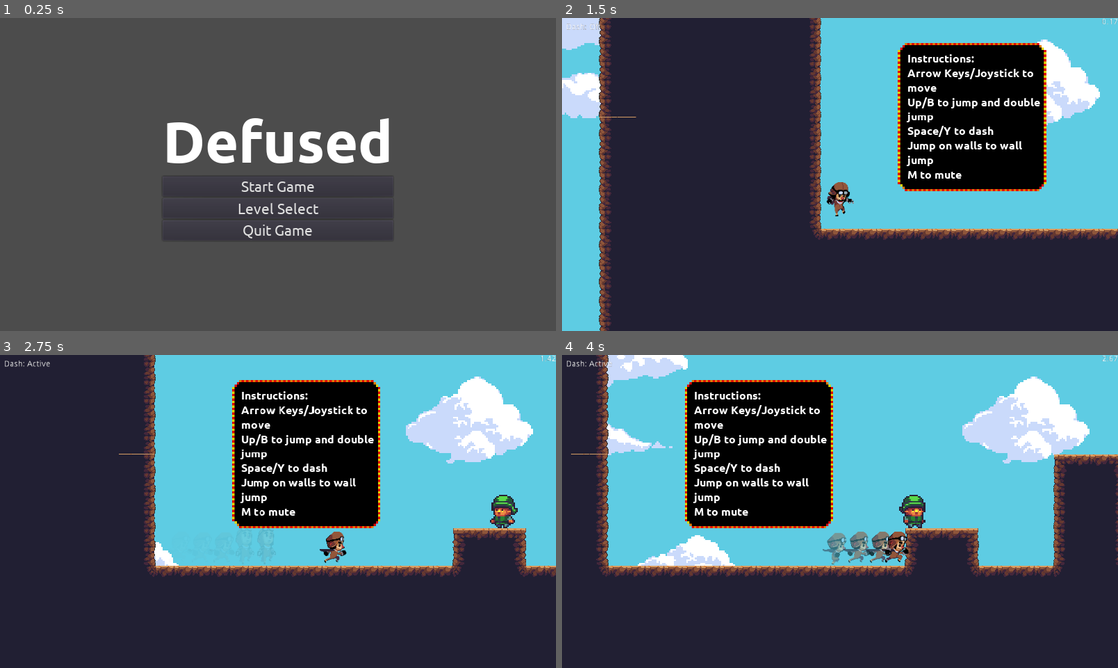
Above: before the commit, frames 1-4 (two rows, left to right).
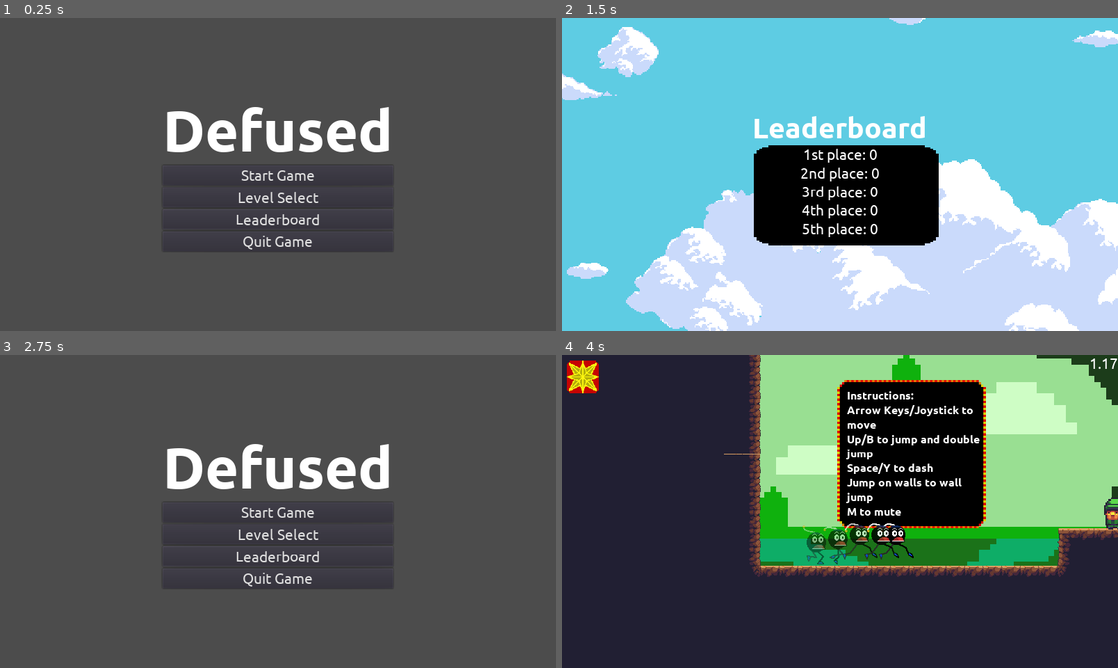
Above: after the commit, the same moments.

Repository: keshava1/defused
Game: Godot game, scene res://StartMenu.tscn
Same seed, same stepped clock (60 frames per second), same inputs: the game is played once before the commit and once after it. The engine's default icon, where the game draws it, is replaced by a stand-in: a white triangle on a blue panel in a dark square. Sound files missing from this copy of the repository are replaced by a short silence.
Inputs (mouse positions are in pixels of both pictures, inside the frame that each line leads up to):
- Up to frame 1 (0.25 s): no input
- Up to frame 2 (1.5 s): click (840, 218) at 0.5 s, where only the run after the commit has a clickable "Leaderboard"; click (840, 187) at 1.25 s, where only the run before the commit has a clickable "Start Game"
- Up to frame 3 (2.75 s): tap Enter (ui_accept) at 2, 2.27, 2.3, 2.57 s; hold Right (ui_right) from 2.03 s (still down); tap Space (ui_dash) at 2.1 s
- Up to frame 4 (4 s): release Right (ui_right) at 2.75 s; click (840, 511) at 2.75 s, where only the run after the commit has a clickable "Start Game"; hold Right (ui_right) from 3.53 s (still down); tap Enter (ui_accept) at 3.6, 3.77 s; tap Space (ui_dash) at 3.8 s

The runs differ from the first frame. In frame 1, 4.2% of the frame differs, in the area x 29-71%, y 28-75%; in frame 2, 80%; in frame 3, 98%, in the area x 0-100%, y 0-100%; in frame 4, 65%.

Commit message:
4/20 and 4/21 work

Diff:
--- a/Project 1 Platformer Git/KinematicBody2D.gd
+++ b/Project 1 Platformer Git/KinematicBody2D.gd
@@ -174,15 +174,15 @@
 	ghost.frame = sprite.frame
 	ghost.flip_h = sprite.flip_h
 	ghost.flip_v = sprite.flip_v
-	ghost.scale = Vector2(1,1)
+	ghost.scale = Vector2(0.233,0.233)
 func _on_Timer_timeout():
 	instance_ghost($Sprite)
 
 func update_dash():
 	if(PlayerVars.canDash):
-		$UI/DashLabel.text = "Dash: Active"
+		$UI/DashSprite.visible = true
 	else:
-		$UI/DashLabel.text = "Dash: Off"
+		$UI/DashSprite.visible = false
 func update_timer(delta):
 	time_elapsed += delta
 	PlayerVars.timer = time_elapsed
--- a/Project 1 Platformer Git/Player.tscn
+++ b/Project 1 Platformer Git/Player.tscn
@@ -1,64 +1,160 @@
-[gd_scene load_steps=14 format=2]
-
-[ext_resource path="res://Sprites/Player/Run0.png" type="Texture" id=1]
-[ext_resource path="res://Sprites/Player/Jump0.png" type="Texture" id=3]
-[ext_resource path="res://Sprites/Player/Run2.png" type="Texture" id=4]
-[ext_resource path="res://Sprites/Player/Idle0.png" type="Texture" id=5]
-[ext_resource path="res://Sprites/Player/Run1.png" type="Texture" id=6]
-[ext_resource path="res://Sprites/Player/Jump3.png" type="Texture" id=8]
-[ext_resource path="res://Sprites/Player/Run3.png" type="Texture" id=9]
+[gd_scene load_steps=29 format=2]
+
+[ext_resource path="res://Sprites/bomb guy.png" type="Texture" id=1]
+[ext_resource path="res://Dirt Autotile and Sky/new background.png" type="Texture" id=2]
+[ext_resource path="res://Sprites/dash-2.png.png" type="Texture" id=3]
+[ext_resource path="res://Fonts/UbuntuNormal.tres" type="DynamicFont" id=4]
 [ext_resource path="res://KinematicBody2D.gd" type="Script" id=10]
-[ext_resource path="res://Dirt Autotile and Sky/Sky.png" type="Texture" id=11]
-[ext_resource path="res://Sprites/Player/Jump1.png" type="Texture" id=12]
 [ext_resource path="res://icon.png" type="Texture" id=13]
+
+[sub_resource type="AtlasTexture" id=4]
+flags = 4
+atlas = ExtResource( 1 )
+region = Rect2( 0, 0, 320, 320 )
+
+[sub_resource type="AtlasTexture" id=5]
+flags = 4
+atlas = ExtResource( 1 )
+region = Rect2( 320, 0, 320, 320 )
+
+[sub_resource type="AtlasTexture" id=6]
+flags = 4
+atlas = ExtResource( 1 )
+region = Rect2( 640, 0, 320, 320 )
+
+[sub_resource type="AtlasTexture" id=7]
+flags = 4
+atlas = ExtResource( 1 )
+region = Rect2( 960, 0, 320, 320 )
+
+[sub_resource type="AtlasTexture" id=8]
+flags = 4
+atlas = ExtResource( 1 )
+region = Rect2( 0, 320, 320, 320 )
+
+[sub_resource type="AtlasTexture" id=9]
+flags = 4
+atlas = ExtResource( 1 )
+region = Rect2( 320, 320, 320, 320 )
+
+[sub_resource type="AtlasTexture" id=10]
+flags = 4
+atlas = ExtResource( 1 )
+region = Rect2( 640, 320, 320, 320 )
+
+[sub_resource type="AtlasTexture" id=11]
+flags = 4
+atlas = ExtResource( 1 )
+region = Rect2( 960, 320, 320, 320 )
+
+[sub_resource type="AtlasTexture" id=12]
+flags = 4
+atlas = ExtResource( 1 )
+region = Rect2( 0, 640, 320, 320 )
+
+[sub_resource type="AtlasTexture" id=13]
+flags = 4
+atlas = ExtResource( 1 )
+region = Rect2( 320, 640, 320, 320 )
+
+[sub_resource type="AtlasTexture" id=14]
+flags = 4
+atlas = ExtResource( 1 )
+region = Rect2( 640, 640, 320, 320 )
+
+[sub_resource type="AtlasTexture" id=15]
+flags = 4
+atlas = ExtResource( 1 )
+region = Rect2( 960, 640, 320, 320 )
+
+[sub_resource type="AtlasTexture" id=16]
+flags = 4
+atlas = ExtResource( 1 )
+region = Rect2( 0, 960, 320, 320 )
+
+[sub_resource type="AtlasTexture" id=17]
+flags = 4
+atlas = ExtResource( 1 )
+region = Rect2( 320, 960, 320, 320 )
+
+[sub_resource type="AtlasTexture" id=18]
+flags = 4
+atlas = ExtResource( 1 )
+region = Rect2( 640, 960, 320, 320 )
+
+[sub_resource type="AtlasTexture" id=19]
+flags = 4
+atlas = ExtResource( 1 )
+region = Rect2( 960, 960, 320, 320 )
+
+[sub_resource type="AtlasTexture" id=22]
+flags = 4
+atlas = ExtResource( 1 )
+region = Rect2( 320, 320, 320, 320 )
+
+[sub_resource type="AtlasTexture" id=20]
+flags = 4
+atlas = ExtResource( 1 )
+region = Rect2( 320, 960, 320, 320 )
+
+[sub_resource type="AtlasTexture" id=23]
+flags = 4
+atlas = ExtResource( 1 )
+region = Rect2( 320, 640, 320, 320 )
+
+[sub_resource type="AtlasTexture" id=21]
+flags = 4
+atlas = ExtResource( 1 )
+region = Rect2( 0, 960, 320, 320 )
 
 [sub_resource type="SpriteFrames" id=2]
 animations = [ {
-"frames": [ ExtResource( 13 ) ],
-"loop": true,
-"name": "Death",
-"speed": 5.0
-}, {
-"frames": [ ExtResource( 12 ) ],
-"loop": true,
-"name": "Jump2",
-"speed": 5.0
-}, {
-"frames": [ ExtResource( 5 ) ],
-"loop": true,
-"name": "Idle",
-"speed": 5.0
-}, {
-"frames": [ ExtResource( 1 ), ExtResource( 6 ), ExtResource( 4 ), ExtResource( 9 ) ],
+"frames": [ SubResource( 4 ), SubResource( 5 ), SubResource( 6 ), SubResource( 7 ), SubResource( 8 ), SubResource( 9 ), SubResource( 10 ), SubResource( 11 ), SubResource( 12 ), SubResource( 13 ), SubResource( 14 ), SubResource( 15 ), SubResource( 16 ), SubResource( 17 ), SubResource( 18 ), SubResource( 19 ) ],
 "loop": true,
 "name": "Run",
 "speed": 10.0
 }, {
-"frames": [ ExtResource( 8 ) ],
+"frames": [ SubResource( 22 ) ],
+"loop": true,
+"name": "Idle",
+"speed": 5.0
+}, {
+"frames": [ ExtResource( 13 ) ],
+"loop": true,
+"name": "Death",
+"speed": 5.0
+}, {
+"frames": [ SubResource( 20 ) ],
+"loop": true,
+"name": "Jump",
+"speed": 5.0
+}, {
+"frames": [ SubResource( 23 ) ],
 "loop": true,
 "name": "Fall",
 "speed": 5.0
 }, {
-"frames": [ ExtResource( 3 ) ],
-"loop": true,
-"name": "Jump",
+"frames": [ SubResource( 21 ) ],
+"loop": true,
+"name": "Jump2",
 "speed": 5.0
 } ]
 
 [sub_resource type="CapsuleShape2D" id=3]
-radius = 16.0
+radius = 20.0
 height = 28.0
 
 [node name="Player" type="KinematicBody2D"]
 script = ExtResource( 10 )
 
 [node name="Sprite" type="AnimatedSprite" parent="."]
+position = Vector2( 1, -5 )
+scale = Vector2( 0.232812, 0.232812 )
 frames = SubResource( 2 )
 animation = "Fall"
 playing = true
 
 [node name="CollisionShape2D" type="CollisionShape2D" parent="."]
-position = Vector2( 0, 4 )
 shape = SubResource( 3 )
 
 [node name="Camera2D" type="Camera2D" parent="."]
@@ -71,46 +167,42 @@
 
 [node name="ParallaxLayer" type="ParallaxLayer" parent="ParallaxBackground"]
 motion_scale = Vector2( 0.05, 0.05 )
-motion_mirroring = Vector2( 1920, 1920 )
+motion_mirroring = Vector2( 1280, 730 )
 
 [node name="Sky" type="Sprite" parent="ParallaxBackground/ParallaxLayer"]
-scale = Vector2( 3, 3 )
-texture = ExtResource( 11 )
-centered = false
+modulate = Color( 0.811765, 0.996078, 0.776471, 1 )
+scale = Vector2( 2, 2 )
+texture = ExtResource( 2 )
 
 [node name="RightWall" type="RayCast2D" parent="."]
 rotation = -1.5708
 enabled = true
-cast_to = Vector2( 0, 20 )
+cast_to = Vector2( 0, 22 )
 
 [node name="LeftWall" type="RayCast2D" parent="."]
 rotation = 1.5708
 enabled = true
-cast_to = Vector2( 0, 20 )
+cast_to = Vector2( 0, 22 )
 
 [node name="GhostTimer" type="Timer" parent="."]
 wait_time = 0.05
 
 [node name="UI" type="CanvasLayer" parent="."]
-
-[node name="DashLabel" type="Label" parent="UI"]
-margin_left = 7.0
-margin_top = 9.0
-margin_right = 87.0
-margin_bottom = 36.0
-text = "Dash: Active"
-__meta__ = {
-"_edit_use_anchors_": false
-}
 
 [node name="Timer" type="Label" parent="UI"]
 anchor_left = 1.0
 anchor_right = 1.0
 margin_left = -108.0
 margin_bottom = 14.0
+custom_fonts/font = ExtResource( 4 )
 align = 2
 __meta__ = {
 "_edit_use_anchors_": false
 }
 
+[node name="DashSprite" type="Sprite" parent="UI"]
+position = Vector2( 36, 38 )
+scale = Vector2( 0.175, 0.175 )
+texture = ExtResource( 3 )
+
 [connection signal="timeout" from="GhostTimer" to="." method="_on_GhostTimer_timeout"]
--- a/Project 1 Platformer Git/PlayerVars.gd
+++ b/Project 1 Platformer Git/PlayerVars.gd
@@ -15,7 +15,13 @@
 var muted = false
 var temp = 0
 var deaths = 0
-var maxScore = 0
+
+var score1 = 0
+var score2 = 0
+var score3 = 0
+var score4 = 0
+var score5 = 0
+
 const SPRING = -1000
 
 func upGravity():
@@ -65,6 +71,26 @@
 			MusicPlayer.play(temp)
 			muted = false
 
+
 func newScore(score):
-	if(score > maxScore):
-		maxScore = score
+	var temp = score
+	var temp2
+	if(score > score1):
+		temp = score1
+		score1 = score
+	if(temp > score2):
+		temp2 = score2
+		score2 = temp
+		temp = temp2
+	if(temp > score3):
+		temp2 = score3
+		score3 = temp
+		temp = temp2
+	if(temp > score4):
+		temp2 = score4
+		score4 = temp
+		temp = temp2
+	if(temp > score5):
+		temp2 = score5
+		score5 = temp
+		temp = temp2
--- /dev/null
+++ b/Project 1 Platformer Git/Scenes/Leaderboard.gd
@@ -0,0 +1,18 @@
+extends Node2D
+
+
+# Declare member variables here. Examples:
+# var a = 2
+# var b = "text"
+
+
+# Called when the node enters the scene tree for the first time.
+func _ready():
+	$CenterContainer/VBoxContainer/S1.text = "1st place: " + str(PlayerVars.score1)
+	$CenterContainer/VBoxContainer/S2.text = "2nd place: " + str(PlayerVars.score2)
+	$CenterContainer/VBoxContainer/S3.text = "3rd place: " + str(PlayerVars.score3)
+	$CenterContainer/VBoxContainer/S4.text = "4th place: " + str(PlayerVars.score4)
+	$CenterContainer/VBoxContainer/S5.text = "5th place: " + str(PlayerVars.score5)
+func _process(delta):
+	if(Input.is_action_just_pressed("ui_accept")):
+		get_tree().change_scene("res://StartMenu.tscn")
--- /dev/null
+++ b/Project 1 Platformer Git/Scenes/Leaderboard.tscn
@@ -0,0 +1,111 @@
+[gd_scene load_steps=7 format=2]
+
+[ext_resource path="res://Dirt Autotile and Sky/Sky.png" type="Texture" id=1]
+[ext_resource path="res://Fonts/Ubuntu-Bold.ttf" type="DynamicFontData" id=2]
+[ext_resource path="res://icon.png" type="Texture" id=3]
+[ext_resource path="res://Fonts/UbuntuNormal.tres" type="DynamicFont" id=4]
+[ext_resource path="res://Scenes/Leaderboard.gd" type="Script" id=5]
+
+[sub_resource type="DynamicFont" id=1]
+size = 50
+font_data = ExtResource( 2 )
+
+[node name="Node2D" type="Node2D"]
+script = ExtResource( 5 )
+
+[node name="Sprite" type="Sprite" parent="."]
+position = Vector2( 483, 138 )
+scale = Vector2( 2, 2 )
+z_index = -2
+texture = ExtResource( 1 )
+
+[node name="CenterContainer" type="CenterContainer" parent="."]
+margin_right = 960.0
+margin_bottom = 540.0
+__meta__ = {
+"_edit_use_anchors_": false
+}
+
+[node name="VBoxContainer" type="VBoxContainer" parent="CenterContainer"]
+margin_left = 328.0
+margin_top = 156.0
+margin_right = 632.0
+margin_bottom = 383.0
+alignment = 1
+__meta__ = {
+"_edit_use_anchors_": false
+}
+
+[node name="Label" type="Label" parent="CenterContainer/VBoxContainer"]
+margin_right = 304.0
+margin_bottom = 57.0
+custom_fonts/font = SubResource( 1 )
+text = "Leaderboard"
+align = 1
+
+[node name="S1" type="Label" parent="CenterContainer/VBoxContainer"]
+margin_top = 61.0
+margin_right = 304.0
+margin_bottom = 91.0
+rect_pivot_offset = Vector2( -817, -298 )
+custom_fonts/font = ExtResource( 4 )
+text = "1st Place:"
+align = 1
+__meta__ = {
+"_edit_use_anchors_": false
+}
+
+[node name="S2" type="Label" parent="CenterContainer/VBoxContainer"]
+margin_top = 95.0
+margin_right = 304.0
+margin_bottom = 125.0
+rect_pivot_offset = Vector2( -817, -298 )
+custom_fonts/font = ExtResource( 4 )
+text = "2nd Place:"
+align = 1
+__meta__ = {
+"_edit_use_anchors_": false
+}
+
+[node name="S3" type="Label" parent="CenterContainer/VBoxContainer"]
+margin_top = 129.0
+margin_right = 304.0
+margin_bottom = 159.0
+rect_pivot_offset = Vector2( -817, -298 )
+custom_fonts/font = ExtResource( 4 )
+text = "3rd Place:"
+align = 1
+__meta__ = {
+"_edit_use_anchors_": false
+}
+
+[node name="S4" type="Label" parent="CenterContainer/VBoxContainer"]
+margin_top = 163.0
+margin_right = 304.0
+margin_bottom = 193.0
+rect_pivot_offset = Vector2( -817, -298 )
+custom_fonts/font = ExtResource( 4 )
+text = "4th Place:"
+align = 1
+__meta__ = {
+"_edit_use_anchors_": false
+}
+
+[node name="S5" type="Label" parent="CenterContainer/VBoxContainer"]
+margin_top = 197.0
+margin_right = 304.0
+margin_bottom = 227.0
+rect_pivot_offset = Vector2( -817, -298 )
+custom_fonts/font = ExtResource( 4 )
+text = "5th Place:"
+align = 1
+__meta__ = {
+"_edit_use_anchors_": false
+}
+
+[node name="Sprite2" type="Sprite" parent="CenterContainer"]
+modulate = Color( 0, 0, 0, 1 )
+position = Vector2( 491, 306 )
+scale = Vector2( 5, 2.6875 )
+z_index = -1
+texture = ExtResource( 3 )
--- a/Project 1 Platformer Git/Scenes/World7.tscn
+++ b/Project 1 Platformer Git/Scenes/World7.tscn
@@ -234,3 +234,25 @@
 __meta__ = {
 "_edit_use_anchors_": false
 }
+
+[node name="End" type="Node2D" parent="."]
+position = Vector2( 3562, 64 )
+z_index = -1
+
+[node name="Sprite" type="Sprite" parent="End"]
+position = Vector2( 66, -256 )
+scale = Vector2( 0.8, 0.8 )
+texture = ExtResource( 7 )
+
+[node name="Instructions" type="Label" parent="End"]
+margin_left = -24.0
+margin_top = -296.0
+margin_right = 218.0
+margin_bottom = -64.0
+custom_fonts/font = SubResource( 1 )
+text = "Touch the fire
+extinguisher to go to
+the next level!"
+__meta__ = {
+"_edit_use_anchors_": false
+}
--- a/Project 1 Platformer Git/Scenes/World8.tscn
+++ b/Project 1 Platformer Git/Scenes/World8.tscn
@@ -264,5 +264,5 @@
 springDirection = 1
 
 [node name="WorldComplete" parent="." instance=ExtResource( 6 )]
-position = Vector2( 1297, 513 )
+position = Vector2( 1289, 545 )
 next_world = "res://Scenes/Scoring.tscn"
--- a/Project 1 Platformer Git/Scripts/Scoring.gd
+++ b/Project 1 Platformer Git/Scripts/Scoring.gd
@@ -10,9 +10,13 @@
 func _ready():
 	var time = int(PlayerVars.timer)
 	var deaths = PlayerVars.deaths
-	var points = 9999 - int(time) - deaths*10
+	var points = 9999 - int(time)*3 - deaths*50
 	$VBoxContainer/Points.text = "9,999 points\n-\n" + str(time) + " seconds\n-\n" + str(deaths) + " deaths\n=\n" + str(points) + " points"
 	PlayerVars.newScore(points)
+func _process(delta):
+	if(Input.is_action_just_pressed("ui_accept")):
+		MusicPlayer.stop()
+		get_tree().change_scene("res://StartMenu.tscn")
 
 
 # Called every frame. 'delta' is the elapsed time since the previous frame.
--- a/Project 1 Platformer Git/Spike.tscn
+++ b/Project 1 Platformer Git/Spike.tscn
@@ -1,6 +1,6 @@
 [gd_scene load_steps=4 format=2]
 
-[ext_resource path="res://16-bit-spike-Sheet.png" type="Texture" id=1]
+[ext_resource path="res://Sprites/RealSpike.png" type="Texture" id=1]
 [ext_resource path="res://Spike.gd" type="Script" id=2]
 
 [sub_resource type="ConvexPolygonShape2D" id=1]
@@ -12,10 +12,9 @@
 script = ExtResource( 2 )
 
 [node name="Sprite" type="Sprite" parent="Spike"]
-position = Vector2( -1.19209e-07, -1.5 )
-scale = Vector2( 2, 1.9375 )
+position = Vector2( -3.55271e-15, 1 )
+scale = Vector2( 0.0820313, 0.0794678 )
 texture = ExtResource( 1 )
-hframes = 4
 
 [node name="CollisionShape2D" type="CollisionShape2D" parent="Spike"]
 position = Vector2( 0, 2 )
--- a/Project 1 Platformer Git/StartMenu.gd
+++ b/Project 1 Platformer Git/StartMenu.gd
@@ -12,3 +12,7 @@
 
 func _on_Levels_pressed():
 	get_tree().change_scene("res://Scenes/Levels.tscn")
+
+
+func _on_Leaderboard_pressed():
+	get_tree().change_scene("res://Scenes/Leaderboard.tscn")
--- a/Project 1 Platformer Git/StartMenu.tscn
+++ b/Project 1 Platformer Git/StartMenu.tscn
@@ -20,39 +20,50 @@
 }
 
 [node name="VBoxContainer" type="VBoxContainer" parent="CenterContainer"]
-margin_left = 431.0
-margin_top = 215.0
-margin_right = 529.0
-margin_bottom = 325.0
+margin_left = 280.0
+margin_top = 133.0
+margin_right = 680.0
+margin_bottom = 406.0
 
 [node name="Title" type="Label" parent="CenterContainer/VBoxContainer"]
-margin_right = 98.0
-margin_bottom = 23.0
+margin_right = 400.0
+margin_bottom = 113.0
 custom_fonts/font = ExtResource( 2 )
 text = "Defused"
 align = 1
 
 [node name="StartGame" type="Button" parent="CenterContainer/VBoxContainer"]
-margin_top = 27.0
-margin_right = 98.0
-margin_bottom = 52.0
+margin_top = 117.0
+margin_right = 400.0
+margin_bottom = 153.0
 custom_fonts/font = ExtResource( 3 )
 text = "Start Game"
 
 [node name="Levels" type="Button" parent="CenterContainer/VBoxContainer"]
-margin_top = 56.0
-margin_right = 98.0
-margin_bottom = 81.0
+margin_top = 157.0
+margin_right = 400.0
+margin_bottom = 193.0
 custom_fonts/font = ExtResource( 3 )
 text = "Level Select"
 
+[node name="Leaderboard" type="Button" parent="CenterContainer/VBoxContainer"]
+margin_top = 197.0
+margin_right = 400.0
+margin_bottom = 233.0
+custom_fonts/font = ExtResource( 3 )
+text = "Leaderboard"
+__meta__ = {
+"_edit_use_anchors_": false
+}
+
 [node name="QuitGame" type="Button" parent="CenterContainer/VBoxContainer"]
-margin_top = 85.0
-margin_right = 98.0
-margin_bottom = 110.0
+margin_top = 237.0
+margin_right = 400.0
+margin_bottom = 273.0
 custom_fonts/font = ExtResource( 3 )
 text = "Quit Game"
 
 [connection signal="pressed" from="CenterContainer/VBoxContainer/StartGame" to="." method="_on_StartGame_pressed"]
 [connection signal="pressed" from="CenterContainer/VBoxContainer/Levels" to="." method="_on_Levels_pressed"]
+[connection signal="pressed" from="CenterContainer/VBoxContainer/Leaderboard" to="." method="_on_Leaderboard_pressed"]
 [connection signal="pressed" from="CenterContainer/VBoxContainer/QuitGame" to="." method="_on_QuitGame_pressed"]
--- a/Project 1 Platformer Git/project.godot
+++ b/Project 1 Platformer Git/project.godot
@@ -40,6 +40,7 @@
 "events": [ Object(InputEventKey,"resource_local_to_scene":false,"resource_name":"","device":0,"alt":false,"shift":false,"control":false,"meta":false,"command":false,"pressed":false,"scancode":16777231,"physical_scancode":0,"unicode":0,"echo":false,"script":null)
 , Object(InputEventJoypadButton,"resource_local_to_scene":false,"resource_name":"","device":0,"button_index":14,"pressure":0.0,"pressed":false,"script":null)
 , Object(InputEventJoypadMotion,"resource_local_to_scene":false,"resource_name":"","device":0,"axis":0,"axis_value":-1.0,"script":null)
+, Object(InputEventKey,"resource_local_to_scene":false,"resource_name":"","device":0,"alt":false,"shift":false,"control":false,"meta":false,"command":false,"pressed":false,"scancode":65,"physical_scancode":0,"unicode":0,"echo":false,"script":null)
  ]
 }
 ui_right={
@@ -47,12 +48,14 @@
 "events": [ Object(InputEventKey,"resource_local_to_scene":false,"resource_name":"","device":0,"alt":false,"shift":false,"control":false,"meta":false,"command":false,"pressed":false,"scancode":16777233,"physical_scancode":0,"unicode":0,"echo":false,"script":null)
 , Object(InputEventJoypadButton,"resource_local_to_scene":false,"resource_name":"","device":0,"button_index":15,"pressure":0.0,"pressed":false,"script":null)
 , Object(InputEventJoypadMotion,"resource_local_to_scene":false,"resource_name":"","device":0,"axis":0,"axis_value":1.0,"script":null)
+, Object(InputEventKey,"resource_local_to_scene":false,"resource_name":"","device":0,"alt":false,"shift":false,"control":false,"meta":false,"command":false,"pressed":false,"scancode":68,"physical_scancode":0,"unicode":0,"echo":false,"script":null)
  ]
 }
 ui_up={
 "deadzone": 0.5,
 "events": [ Object(InputEventKey,"resource_local_to_scene":false,"resource_name":"","device":0,"alt":false,"shift":false,"control":false,"meta":false,"command":false,"pressed":false,"scancode":16777232,"physical_scancode":0,"unicode":0,"echo":false,"script":null)
 , Object(InputEventJoypadButton,"resource_local_to_scene":false,"resource_name":"","device":0,"button_index":0,"pressure":0.0,"pressed":false,"script":null)
+, Object(InputEventKey,"resource_local_to_scene":false,"resource_name":"","device":0,"alt":false,"shift":false,"control":false,"meta":false,"command":false,"pressed":false,"scancode":87,"physical_scancode":0,"unicode":0,"echo":false,"script":null)
  ]
 }
 ui_down={
@@ -60,6 +63,7 @@
 "events": [ Object(InputEventKey,"resource_local_to_scene":false,"resource_name":"","device":0,"alt":false,"shift":false,"control":false,"meta":false,"command":false,"pressed":false,"scancode":16777234,"physical_scancode":0,"unicode":0,"echo":false,"script":null)
 , Object(InputEventJoypadButton,"resource_local_to_scene":false,"resource_name":"","device":0,"button_index":13,"pressure":0.0,"pressed":false,"script":null)
 , Object(InputEventJoypadMotion,"resource_local_to_scene":false,"resource_name":"","device":0,"axis":1,"axis_value":1.0,"script":null)
+, Object(InputEventKey,"resource_local_to_scene":false,"resource_name":"","device":0,"alt":false,"shift":false,"control":false,"meta":false,"command":false,"pressed":false,"scancode":83,"physical_scancode":0,"unicode":0,"echo":false,"script":null)
  ]
 }
 ui_dash={
Binary file added: Project 1 Platformer Git/Dirt Autotile and Sky/new background.png
Not shown, added: Project 1 Platformer Git/Dirt Autotile and Sky/new background.png.import
Binary file added: Project 1 Platformer Git/Sprites/RealSpike.png
Not shown, added: Project 1 Platformer Git/Sprites/RealSpike.png.import
Binary file added: Project 1 Platformer Git/Sprites/dash-2.png.png
Not shown, added: Project 1 Platformer Git/Sprites/dash-2.png.png.import
Not shown, added: Project 1 Platformer Git/executables/build6.exe
Not shown, added: Project 1 Platformer Git/executables/build6.pck
